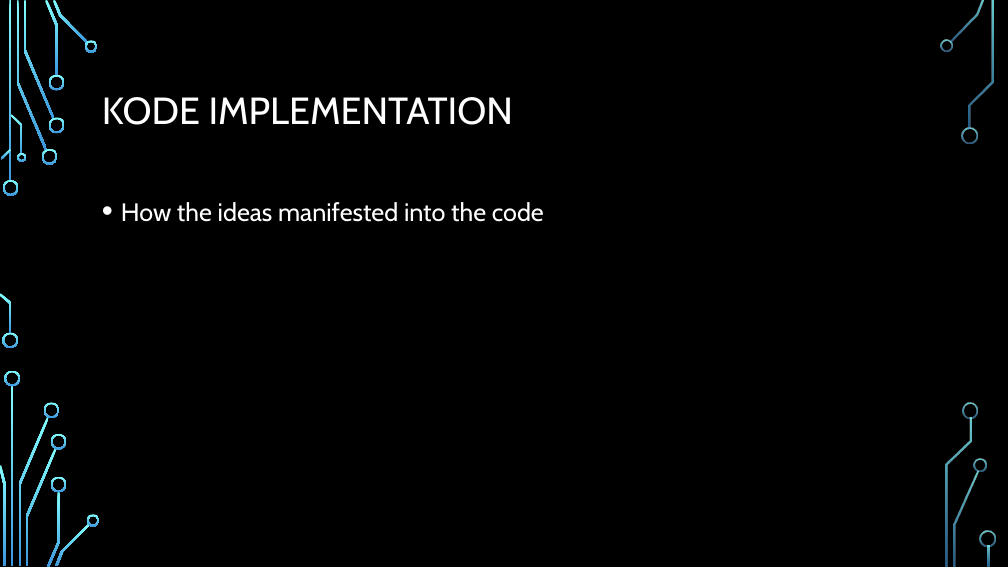
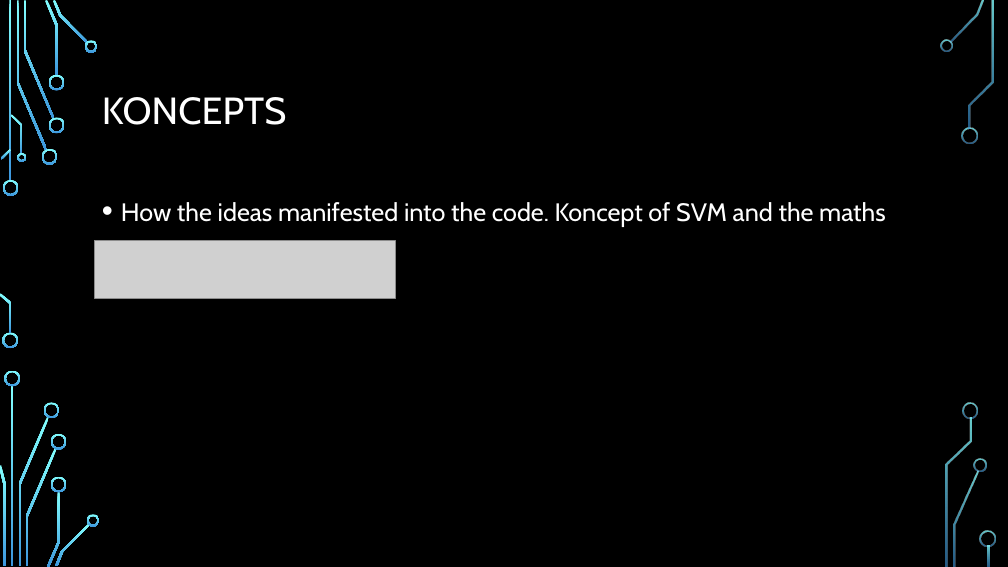
Before and after one commit to idrisdodwell00711/EPM106, a slide deck: slide 7 of Team INVIKTUS.pptm (slide 8 before the commit). Drawn at 1008x567 pixels with LibreOffice and Linux fonts; fonts in the diff are those of the drawing; grey boxes stand for pictures; background and template pictures are left out. Boxes give left, top, right and bottom in pixels: in the first picture for what was removed or moved away, otherwise in the second. Text is boxed around its words. In the diff, an @@ line names an element or a change of style, - is before the commit and + after.

```diff
--- a/Team INVIKTUS.pptm
+++ b/Team INVIKTUS.pptm
@@ title at [102, 97, 286, 125]: text changed @@
-KODE IMPLEMENTATION
+KONCEPTS
@@ text at [121, 202, 886, 227]: text changed @@
-• How the ideas manifested into the code
+• How the ideas manifested into the code. Koncept of SVM and the maths
@@ picture added at [95, 241, 396, 299] @@
```
Also in this commit, not shown: 3 other slides changed, 6 slides added, 4 slides removed, 2 other files.
